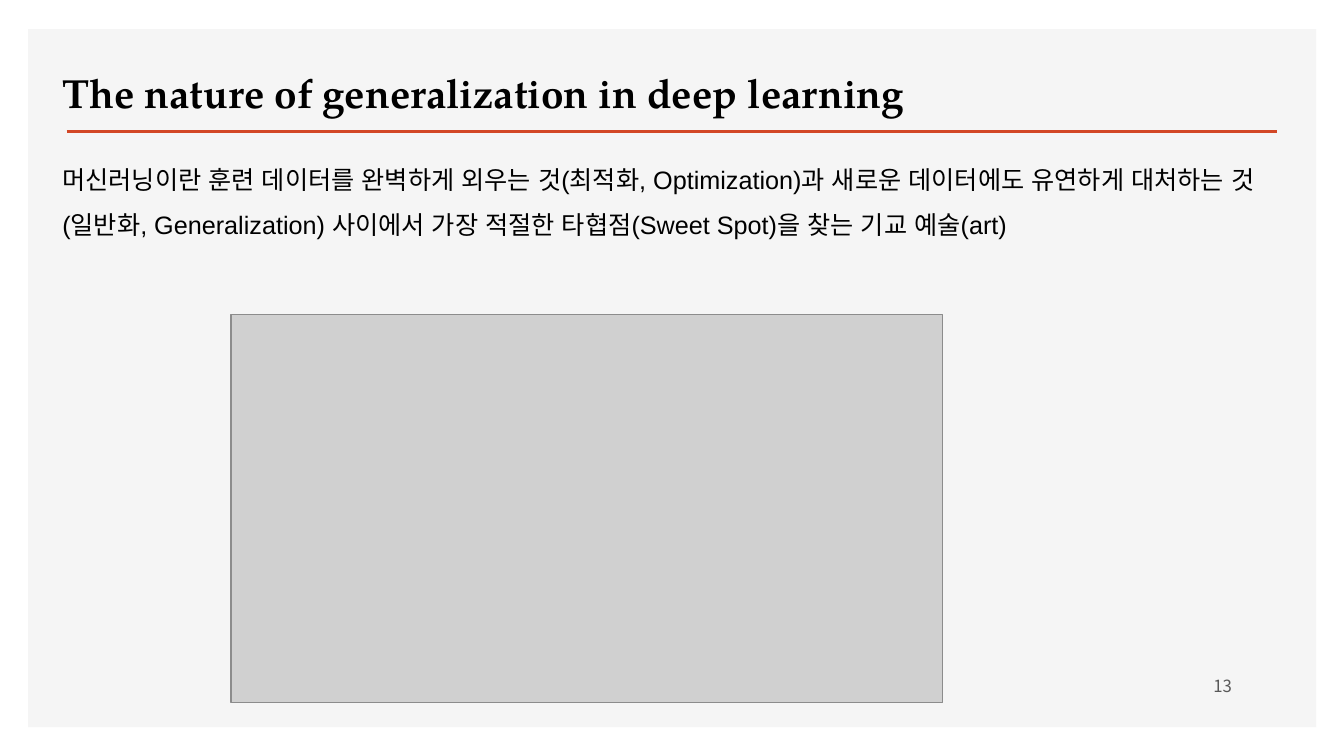
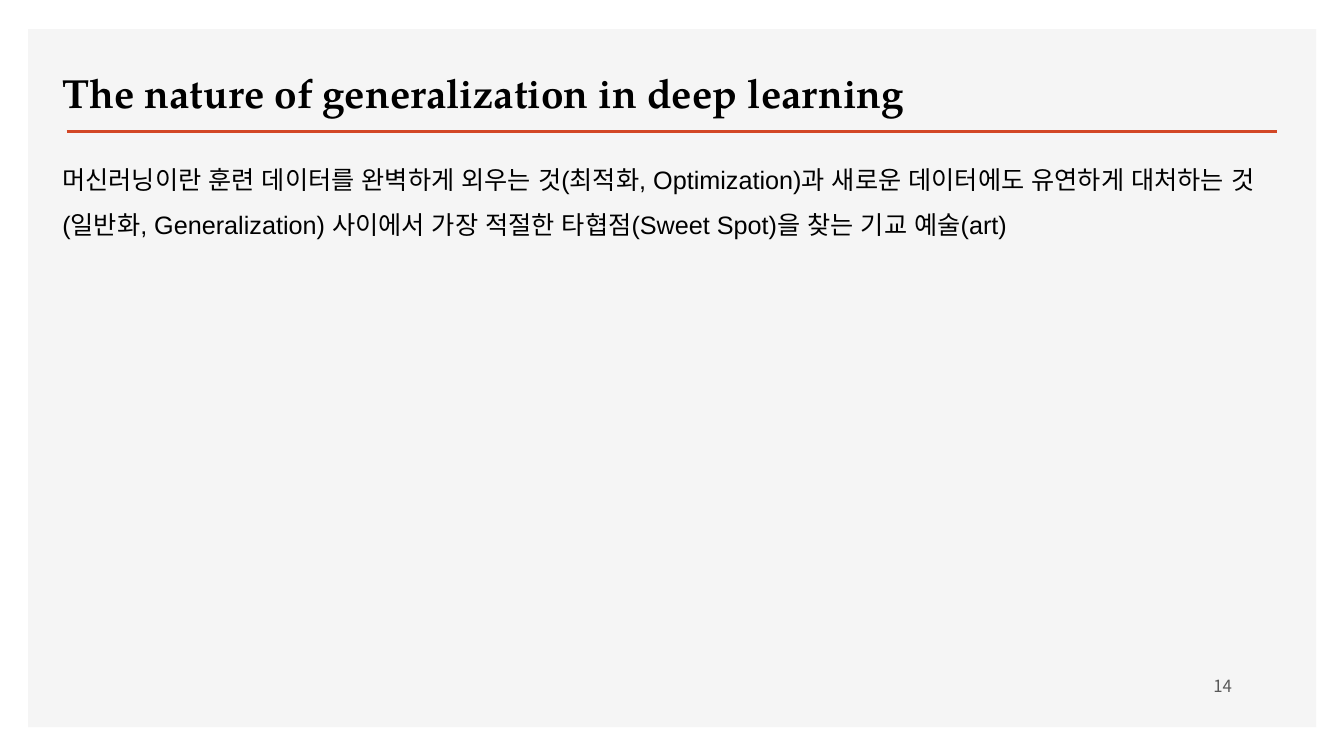
Before and after one commit to ancestor9/2026_Fall_Deep-Learning-with-Python, a slide deck: slide 14 of Chapter 5 Fundamentals of machine learning.pptx (slide 13 before the commit). Drawn at 1344x756 pixels with LibreOffice and Linux fonts; fonts in the diff are those of the drawing; grey boxes stand for pictures; background and template pictures are left out. Boxes give left, top, right and bottom in pixels: in the first picture for what was removed or moved away, otherwise in the second. Text is boxed around its words. In the diff, an @@ line names an element or a change of style, - is before the commit and + after.

```diff
--- a/Chapter 5 Fundamentals of machine learning.pptx
+++ b/Chapter 5 Fundamentals of machine learning.pptx
@@ picture removed at box(231, 315, 943, 703) @@
@@ page number at box(1213, 679, 1232, 692): text changed @@
-13
+14
```
Also in this commit, not shown: 2 other slides changed, 1 slide added.
